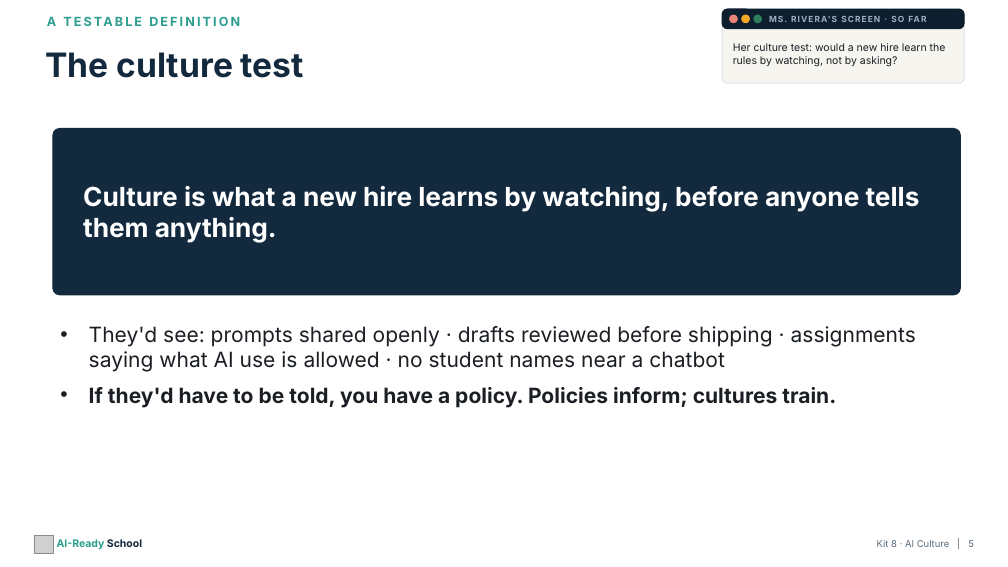
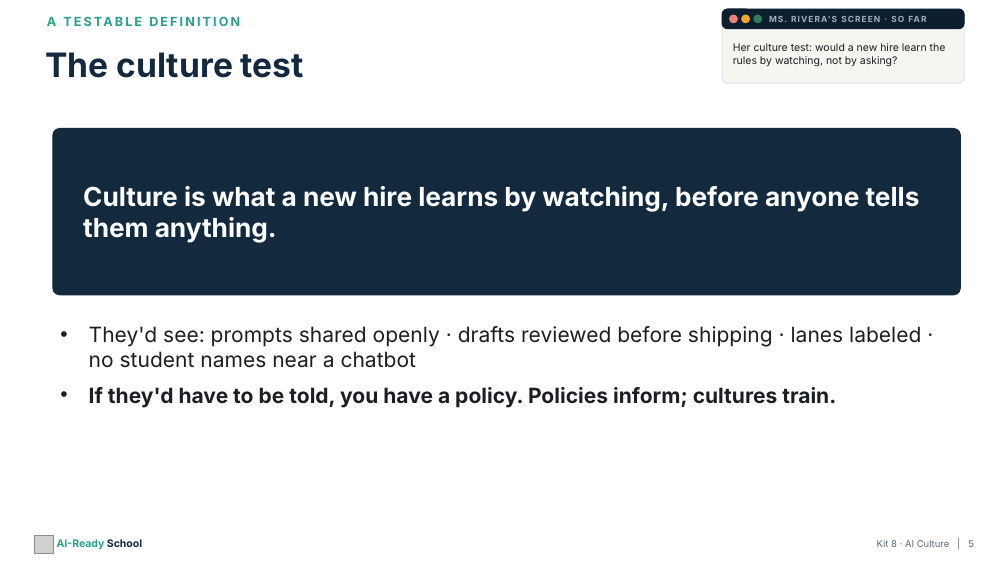
Before and after one commit to aspinozzi1/Ai-School-Ready, a slide deck: slide 5 of kits/kit08/Kit08_PresentationDeck.pptx. Drawn at 1008x567 pixels with LibreOffice and Linux fonts; fonts in the diff are those of the drawing; grey boxes stand for pictures. Boxes give left, top, right and bottom in pixels: in the first picture for what was removed or moved away, otherwise in the second. Text is boxed around its words. In the diff, an @@ line names an element or a change of style, - is before the commit and + after.

```diff
--- a/kits/kit08/Kit08_PresentationDeck.pptx
+++ b/kits/kit08/Kit08_PresentationDeck.pptx
@@ text at [89, 326, 921, 368]: text changed @@
-• They'd see: prompts shared openly · drafts reviewed before shipping · assignments saying what AI use is allowed · no student names near a chatbot
+• They'd see: prompts shared openly · drafts reviewed before shipping · lanes labeled · no student names near a chatbot
```
Also in this commit, not shown: 4 other slides changed, 27 other files.
